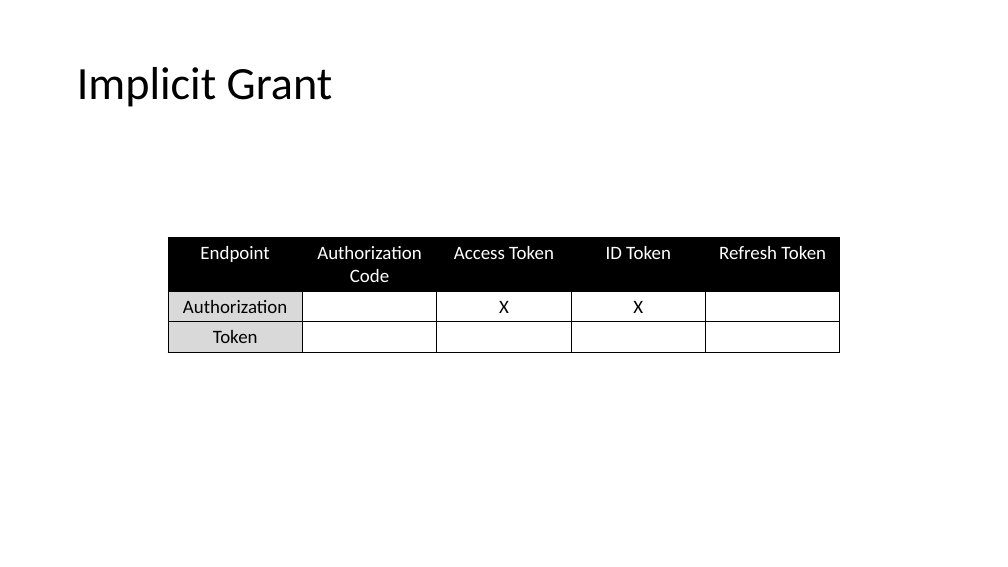
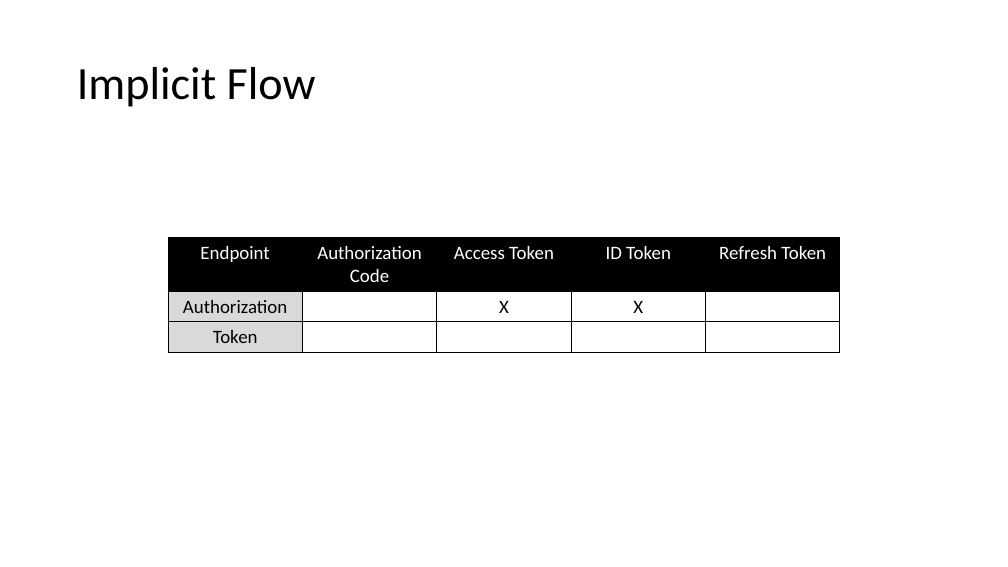
Before and after one commit to danielwagn3r/openid-workshop, a slide deck: slide 36 of OpenID & OAuth.pptx (slide 32 before the commit). Drawn at 1008x567 pixels with LibreOffice and Linux fonts; fonts in the diff are those of the drawing. Boxes give left, top, right and bottom in pixels: in the first picture for what was removed or moved away, otherwise in the second. Text is boxed around its words. In the diff, an @@ line names an element or a change of style, - is before the commit and + after.

```diff
--- a/OpenID & OAuth.pptx
+++ b/OpenID & OAuth.pptx
@@ title at [77, 67, 316, 107]: text changed @@
-Implicit Grant
+Implicit Flow
```
Also in this commit, not shown: 13 other slides changed, 5 slides added, 1 slide removed.
